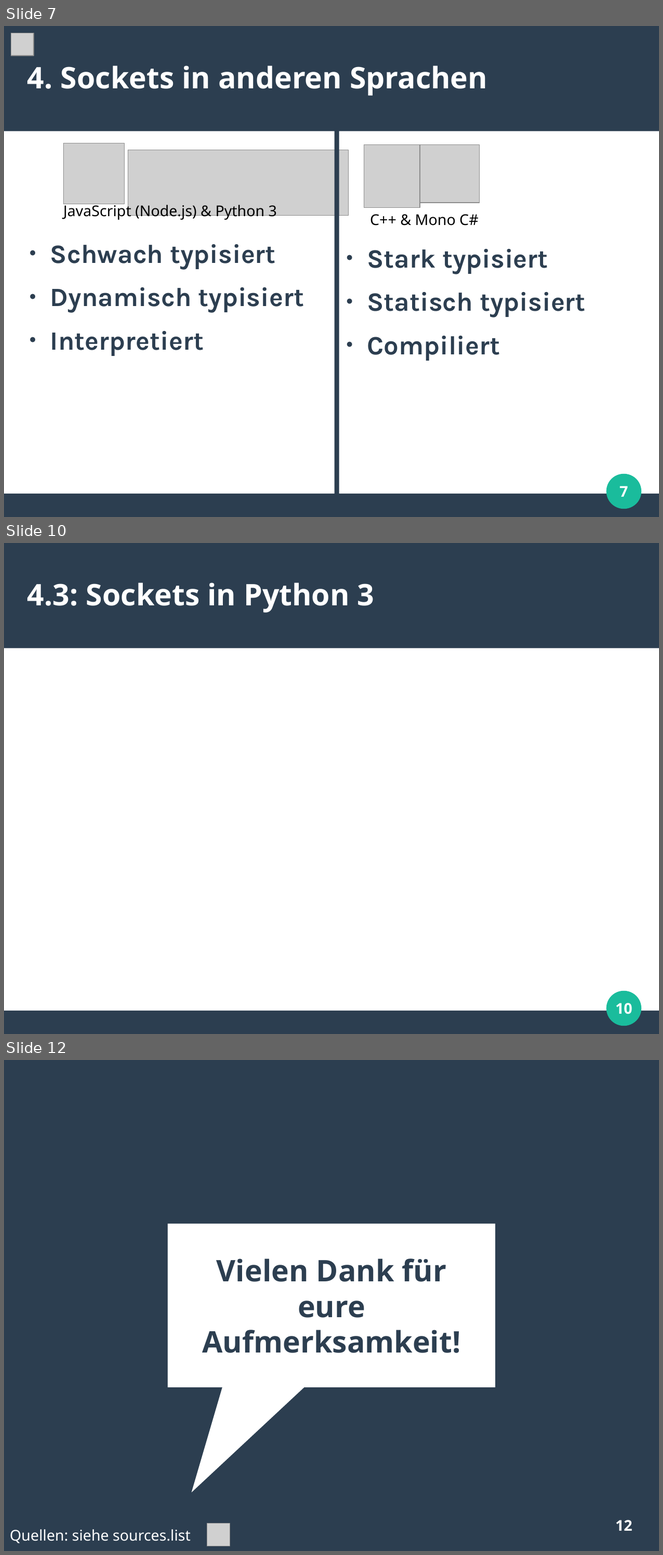
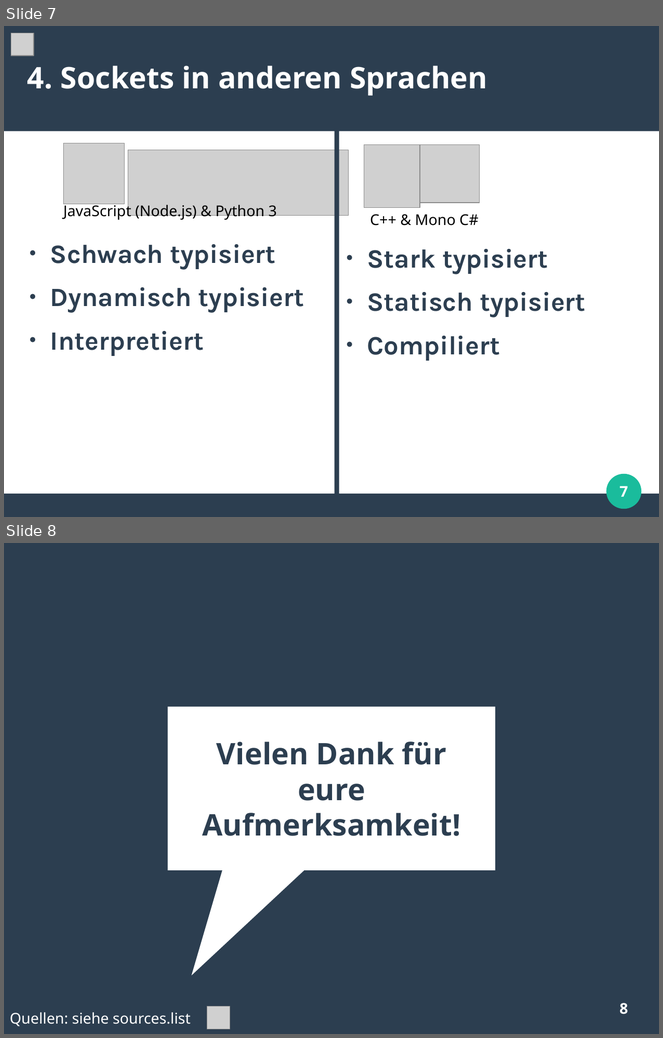
Before and after one commit to akb1154/REF-WSEM-CG-FN, a slide deck: presentation/presentation.odp. Shown one above the other, each under a label of ours: slides 7, 10 and 12 before the commit, slides 7 and 8 after it; the slides between them are not shown. The pictures are 663x1555 and 663x1038 pixels, drawn with LibreOffice and Linux fonts; fonts in the diff are those of the drawing; grey boxes stand for pictures. Boxes give left, top, right and bottom in pixels: in the first picture for what was removed or moved away, otherwise in the second. Text is boxed around its words. In the diff, an @@ line names an element or a change of style, - is before the commit and + after.

```diff
--- a/presentation/presentation.odp
+++ b/presentation/presentation.odp
@@ slide 10 removed at (4, 543, 659, 1034), background #FFFFFF; not listed: 3 template elements that a slide beside it also shows @@
@@ title removed at (27, 583, 375, 613) @@
-4.3: Sockets in Python 3
@@ page number removed at (616, 1003, 633, 1015) @@
-10
@@ what was slide 12 is now slide 8 @@
@@ page number at (620, 1003, 628, 1015): text changed @@
-12
+8
```
Also in this commit, not shown: 1 slide changed, 3 other slides removed.
